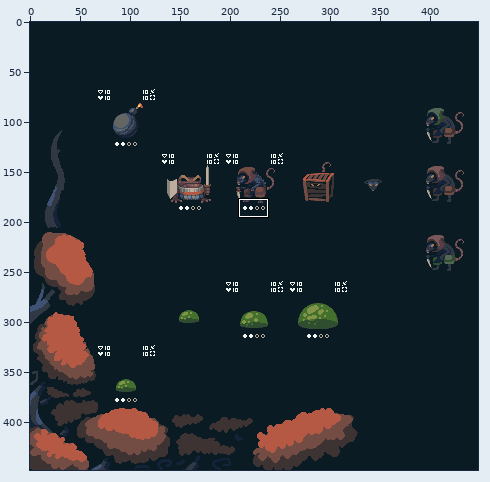
Two states of a pixel-art file, Assets/Graphics/mockup v3.aseprite. The picture above shows the old version from afar; the outline marks the close-up.
Close-up. First the earlier version:
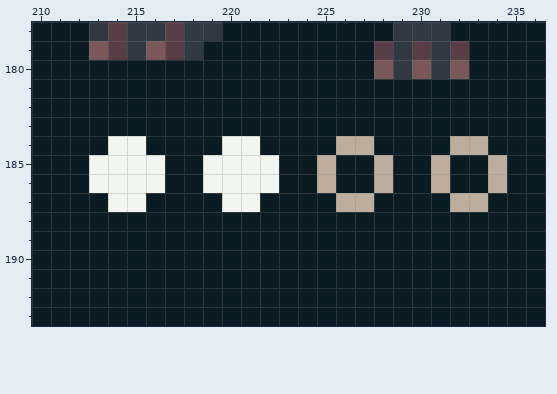
448x448 pixels, 1 frame. Colours within 5 levels of each other are drawn and written as one. Shown: x 210..236, y 178..193. The commit also changed other parts of the picture, which this record leaves out.
And afterwards:
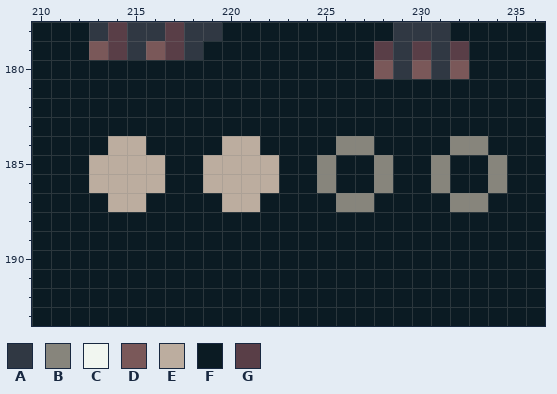
Palette (. is transparent): A #303843  B #87857c  C #f1f6f0  D #7a5859  E #bcad9f  F #0b1b23  G #593e47
Edits made:
layer "Layer 1 Copy" now hidden
Layer "ui":
y 184: x 214..215 CC -> EE; x 220..221 CC -> EE; x 226..227 EE -> BB; x 232..233 EE -> BB
y 185..186: x 213..216 CCCC -> EEEE; x 219..222 CCCC -> EEEE; x 225 E -> B; x 228 E -> B; x 231 E -> B; x 234 E -> B
y 187: x 214..215 CC -> EE; x 220..221 CC -> EE; x 226..227 EE -> BB; x 232..233 EE -> BB
